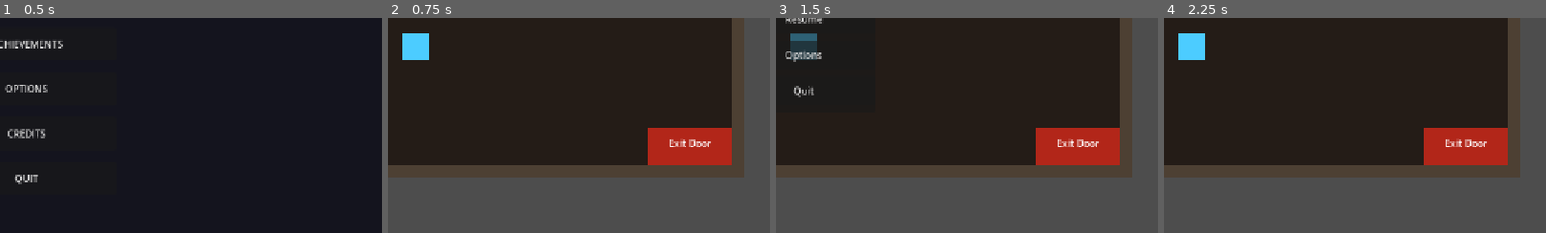
Above: before the commit, frames 1-4 (left to right).
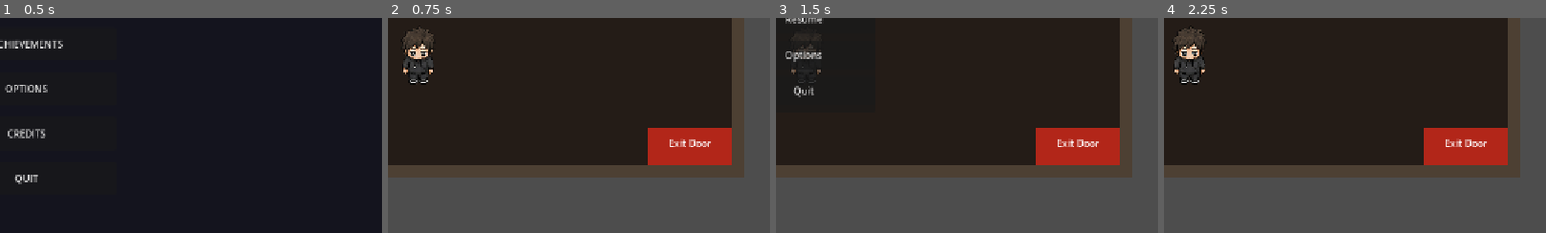
Above: after the commit, the same moments.

Repository: jonghunlee05/flatmate-from-hell
Game: Godot game, scene res://scenes/ui/MainScreen.tscn
Same seed, same stepped clock (60 frames per second), same inputs: the game is played once before the commit and once after it.
Inputs:
- Up to frame 1 (0.5 s): no input
- Up to frame 2 (0.75 s): click "PLAY" at 0.5 s
- Up to frame 3 (1.5 s): click "Menu" at 1.25 s
- Up to frame 4 (2.25 s): click "Resume" at 2 s
The pictures show only the part of the screen within x 46-96%, y 43-93%; the shares and areas given below are measured in that part.

Frame 1 is identical in both runs. In frame 2, 1.5% of the frame differs, in the area x 3-12%, y 4-32%; in frame 3, 0.7%; in frame 4, 1.5%, in the area x 2-11%, y 3-32%.

Commit message:
Add player sprite with animations and lobby layout

Diff:
--- a/scenes/lobby/Player.tscn
+++ b/scenes/lobby/Player.tscn
@@ -3,14 +3,13 @@
 [ext_resource type="Script" path="res://scripts/lobby/Player.gd" id="1_player"]
 
 [sub_resource type="RectangleShape2D" id="RectShape_1"]
-size = Vector2(48, 48)
+size = Vector2(50, 60)
 
 [node name="Player" type="CharacterBody2D"]
 script = ExtResource("1_player")
 
-[node name="Body" type="Polygon2D" parent="."]
-polygon = PackedVector2Array(-24, -24, 24, -24, 24, 24, -24, 24)
-color = Color(0.3, 0.8, 1, 1)
+[node name="AnimatedSprite2D" type="AnimatedSprite2D" parent="."]
+scale = Vector2(0.5, 0.5)
 
 [node name="CollisionShape2D" type="CollisionShape2D" parent="."]
 shape = SubResource("RectShape_1")
--- a/scripts/lobby/Player.gd
+++ b/scripts/lobby/Player.gd
@@ -1,6 +1,13 @@
 extends CharacterBody2D
 
 const SPEED = 200.0
+const FRAME_W = 256
+const FRAME_H = 256
+
+var _facing := "down"
+
+func _ready() -> void:
+	_setup_sprite()
 
 func _physics_process(_delta: float) -> void:
 	var direction := Vector2.ZERO
@@ -16,3 +23,69 @@
 
 	velocity = direction.normalized() * SPEED
 	move_and_slide()
+	_update_animation(direction)
+
+func _update_animation(direction: Vector2) -> void:
+	var sprite := $AnimatedSprite2D
+	var target_anim: String
+
+	if direction == Vector2.ZERO:
+		target_anim = "idle_" + _facing
+	else:
+		if abs(direction.x) >= abs(direction.y):
+			_facing = "right" if direction.x > 0 else "left"
+		else:
+			_facing = "down" if direction.y > 0 else "up"
+		target_anim = "walk_" + _facing
+
+	# mirror left for right
+	sprite.flip_h = _facing == "right"
+
+	var anim_key := target_anim.replace("_right", "_left")
+	match anim_key:
+		"walk_left":
+			sprite.offset.y = 20.0
+		"walk_up":
+			sprite.offset.y = 40.0
+		_:
+			sprite.offset.y = 0.0
+
+	if sprite.animation != anim_key:
+		if anim_key.begins_with("idle"):
+			sprite.play(anim_key)
+			sprite.stop()
+			sprite.frame = 0
+		else:
+			sprite.play(anim_key)
+
+func _setup_sprite() -> void:
+	var texture = load("res://assets/sprites/player/player.png")
+	var frames := SpriteFrames.new()
+
+	var anims := [
+		["idle_down", 0, 2],
+		["idle_left", 1, 2],
+		["idle_up",   2, 2],
+		["walk_down", 3, 4],
+		["walk_left", 4, 4],
+		["walk_up",   5, 4],
+	]
+
+	for anim in anims:
+		var anim_name: String = anim[0]
+		var row: int = anim[1]
+		var count: int = anim[2]
+
+		frames.add_animation(anim_name)
+		var speed := 4.0 if anim_name.begins_with("idle") else 8.0
+		frames.set_animation_speed(anim_name, speed)
+		frames.set_animation_loop(anim_name, true)
+
+		for col in range(count):
+			var atlas := AtlasTexture.new()
+			atlas.atlas = texture
+			atlas.region = Rect2(col * FRAME_W, row * FRAME_H, FRAME_W, FRAME_H)
+			frames.add_frame(anim_name, atlas)
+
+	$AnimatedSprite2D.sprite_frames = frames
+	$AnimatedSprite2D.play("idle_down")
Binary file added: assets/sprites/player/player.png
